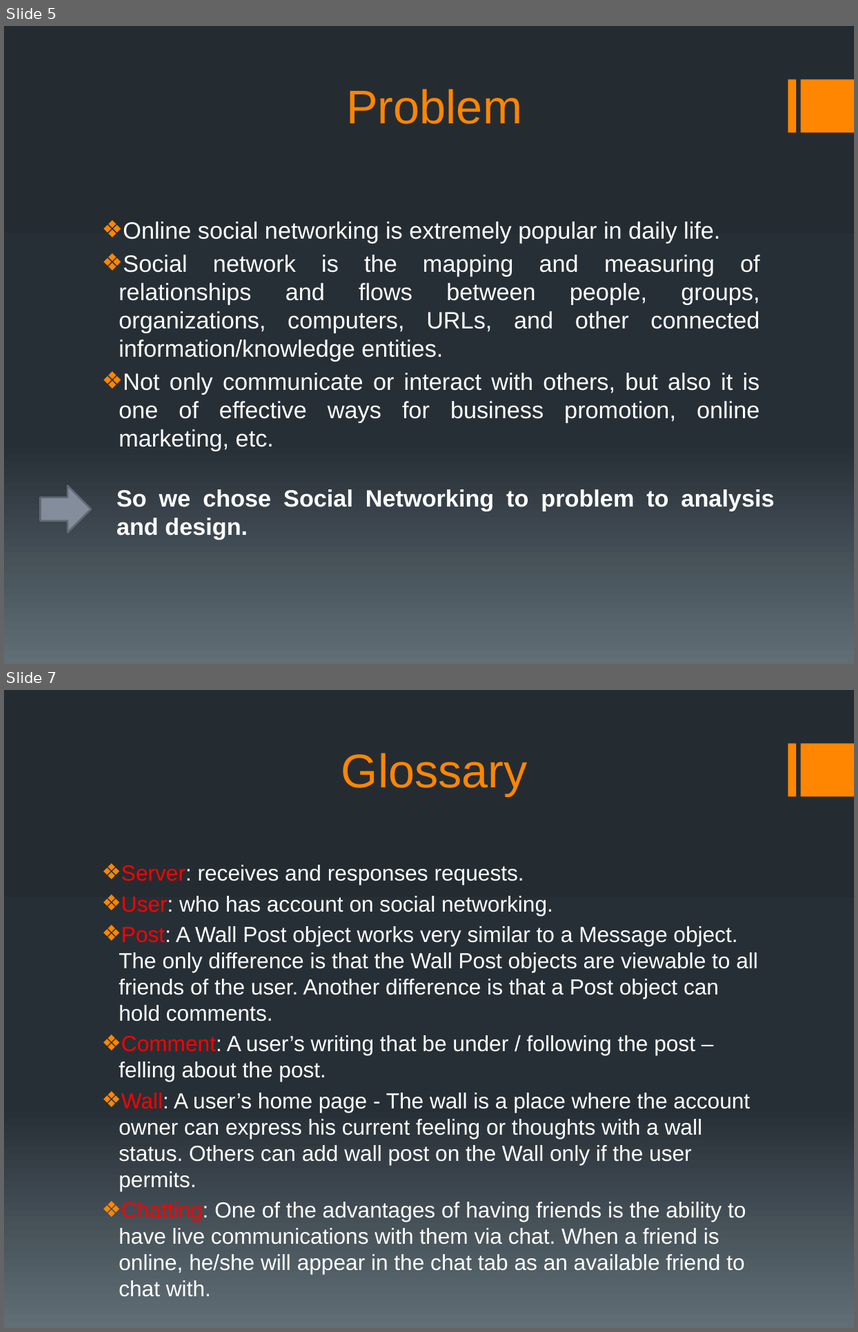
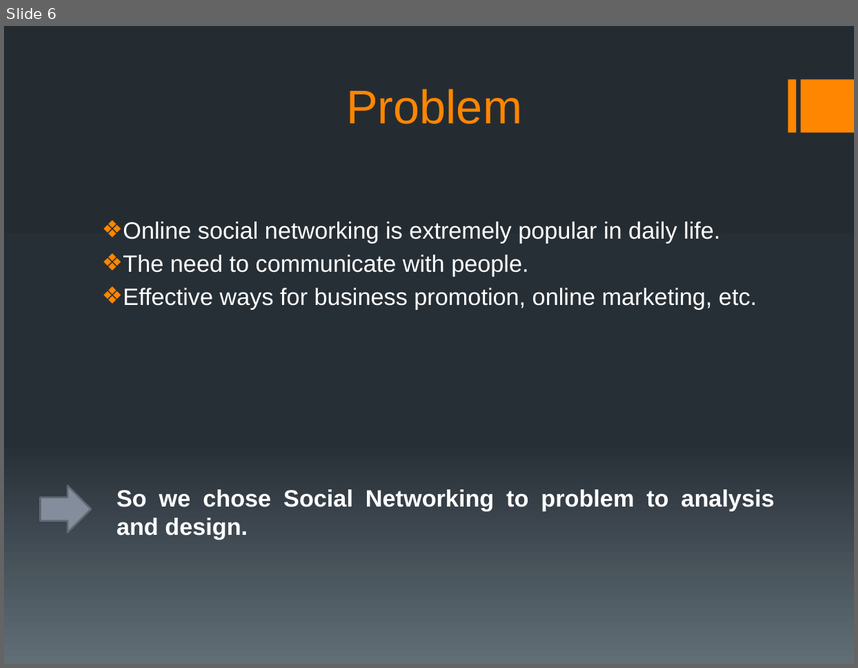
Before and after one commit to cuongtqc/ooad, a slide deck: Social Networking.pptx. Shown one above the other, each under a label of ours: slides 5 and 7 before the commit, slide 6 after it; the slides between them are not shown. The pictures are 858x1332 and 858x668 pixels, drawn with LibreOffice and Linux fonts; fonts in the diff are those of the drawing. Boxes give left, top, right and bottom in pixels: in the first picture for what was removed or moved away, otherwise in the second. Text is boxed around its words. In the diff, an @@ line names an element or a change of style, - is before the commit and + after.

```diff
--- a/Social Networking.pptx
+++ b/Social Networking.pptx
@@ slide 7 removed at (x1=4, y1=690, x2=854, y2=1328), background gradient #242C33 to #273037 to #636D76; not listed: 2 template elements that a slide beside it also shows @@
@@ title removed at (x1=341, y1=753, x2=528, y2=796) @@
-Glossary
@@ text removed at (x1=119, y1=865, x2=758, y2=1297) @@
-❖ Server: receives and responses requests.
-❖ User: who has account on social networking.
-❖ Post: A Wall Post object works very similar to a Message object. The only difference is that the Wall Post objects are viewable to all friends of the user. Another difference is that a Post object can hold comments.
-❖ Comment: A user’s writing that be under / following the post – felling about the post.
-❖ Wall: A user’s home page - The wall is a place where the account owner can express his current feeling or thoughts with a wall status. Others can add wall post on the Wall only if the user permits.
-❖ Chatting: One of the advantages of having friends is the ability to have live communications with them via chat. When a friend is online, he/she will appear in the chat tab as an available friend to chat with.
@@ what was slide 5 is now slide 6 @@
@@ slide 6 changed as well @@
@@ text at (x1=123, y1=254, x2=757, y2=309): text changed @@
-❖ Social network is the mapping and measuring of relationships and flows between people, groups, organizations, computers, URLs, and other connected information/knowledge entities.
-❖ Not only communicate or interact with others, but also it is one of effective ways for business promotion, online marketing, etc.
+❖ The need to communicate with people.
+❖ Effective ways for business promotion, online marketing, etc.
```
Also in this commit, not shown: 5 other slides changed, 24 slides added, 3 other slides removed.
